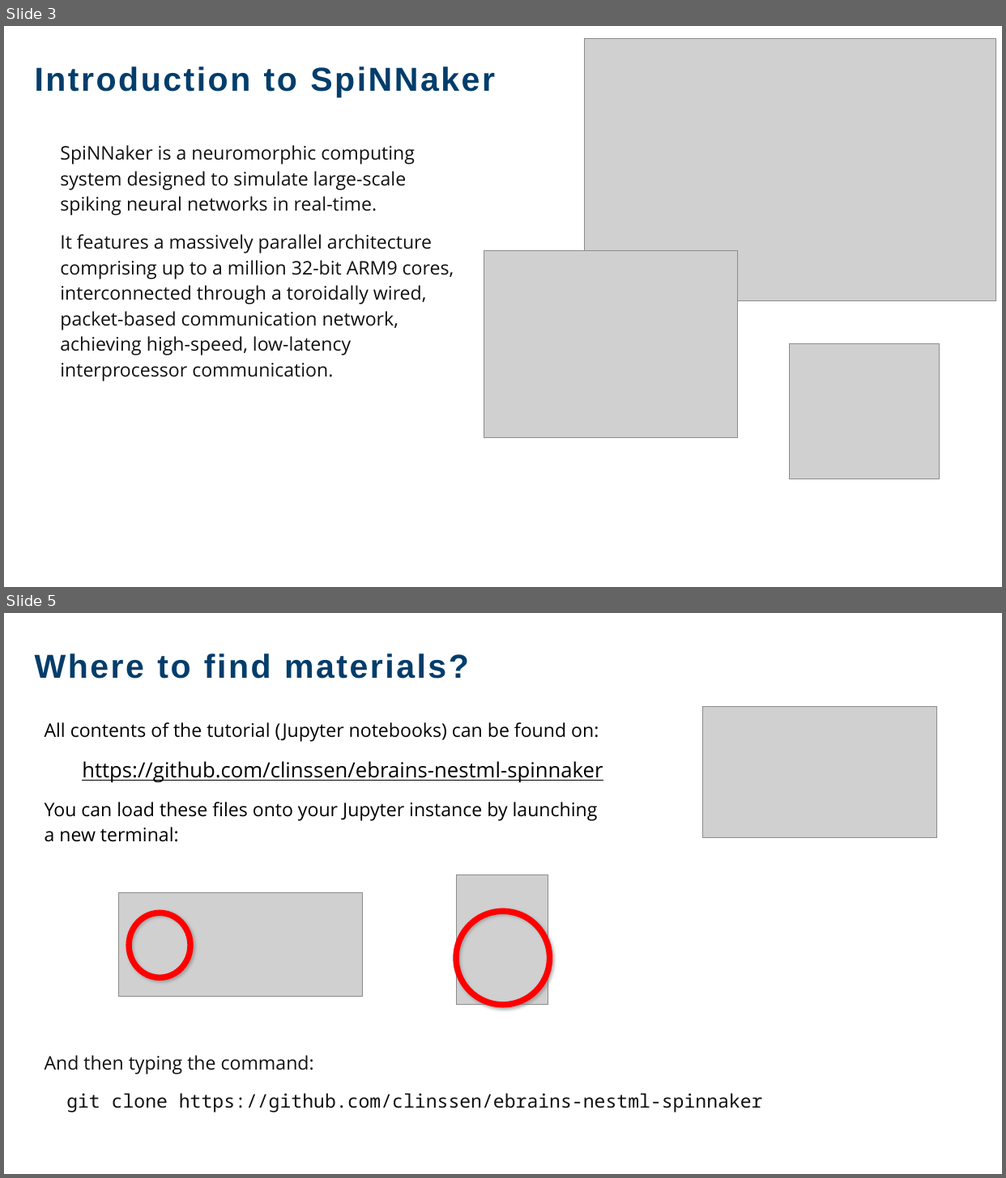
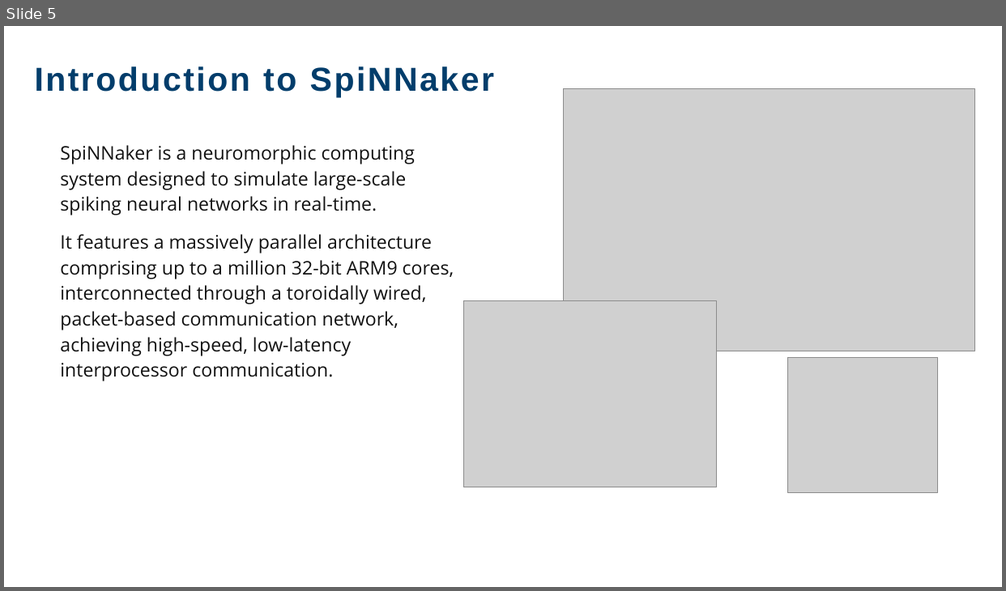
Before and after one commit to clinssen/ebrains-nestml-spinnaker, a slide deck: spinnaker-ebrains-at-NEST-Conference-2026.pptx. Shown one above the other, each under a label of ours: slides 3 and 5 before the commit, slide 5 after it; the slides between them are not shown. The pictures are 1006x1178 and 1006x591 pixels, drawn with LibreOffice and Linux fonts; fonts in the diff are those of the drawing; grey boxes stand for pictures; background and template pictures are left out. Boxes give left, top, right and bottom in pixels: in the first picture for what was removed or moved away, otherwise in the second. Text is boxed around its words. In the diff, an @@ line names an element or a change of style, - is before the commit and + after.

```diff
--- a/spinnaker-ebrains-at-NEST-Conference-2026.pptx
+++ b/spinnaker-ebrains-at-NEST-Conference-2026.pptx
@@ slide 5 removed at (4,613,1002,1174), background #FFFFFF; not listed: 1 template element that a slide beside it also shows @@
@@ text removed at (35,653,469,679) @@
-Where to find materials?
@@ picture removed at (702,707,936,837) @@
@@ text removed at (44,722,763,1113) @@
-All contents of the tutorial (Jupyter notebooks) can be found on:
-https://github.com/clinssen/ebrains-nestml-spinnaker
-You can load these files onto your Jupyter instance by launching
-a new terminal:
-And then typing the command:
-git clone https://github.com/clinssen/ebrains-nestml-spinnaker
@@ picture removed at (456,875,548,1005) @@
@@ picture removed at (119,893,363,996) @@
@@ ellipse removed at (129,914,190,978) @@
@@ ellipse removed at (456,912,550,1005) @@
@@ what was slide 3 is now slide 5 @@
@@ slide 5 changed as well @@
@@ text "Introduction to SpiNNaker" at (35,66,494,98): letter spacing 2 to 1.9 pt @@
@@ picture: place and size @@
-picture at (584,39,996,301)
+picture at (563,89,975,351)
@@ picture: place and size @@
-picture at (484,250,738,437)
+picture at (463,301,717,488)
@@ picture: place and size @@
-picture at (790,344,940,479)
+picture at (788,357,938,493)
```
Also in this commit, not shown: 4 other slides changed, 7 slides added, 2 other files.
